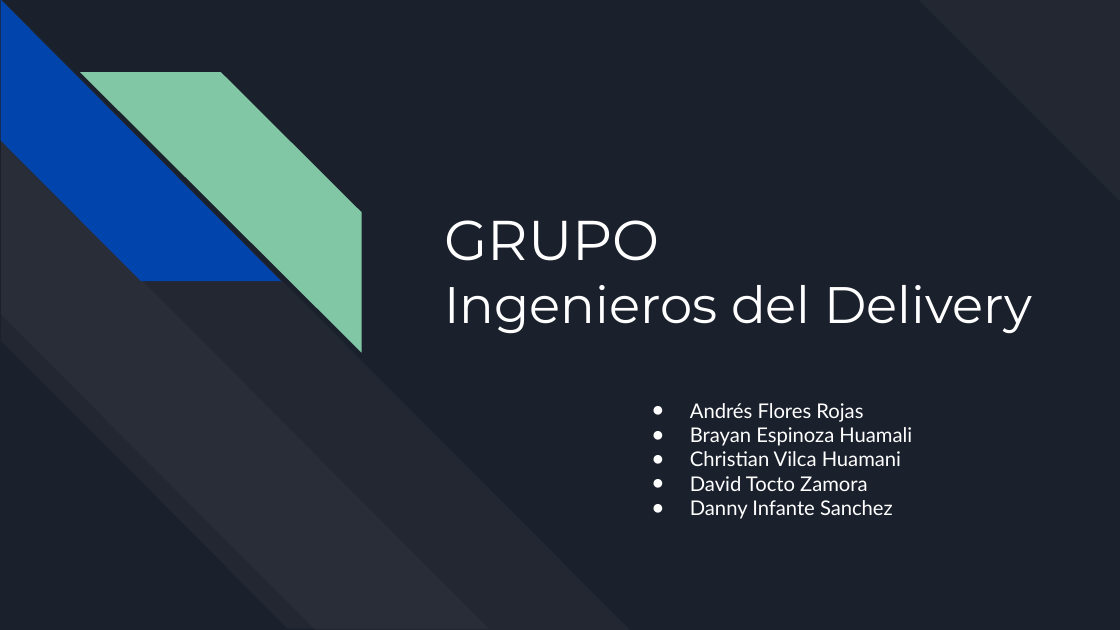
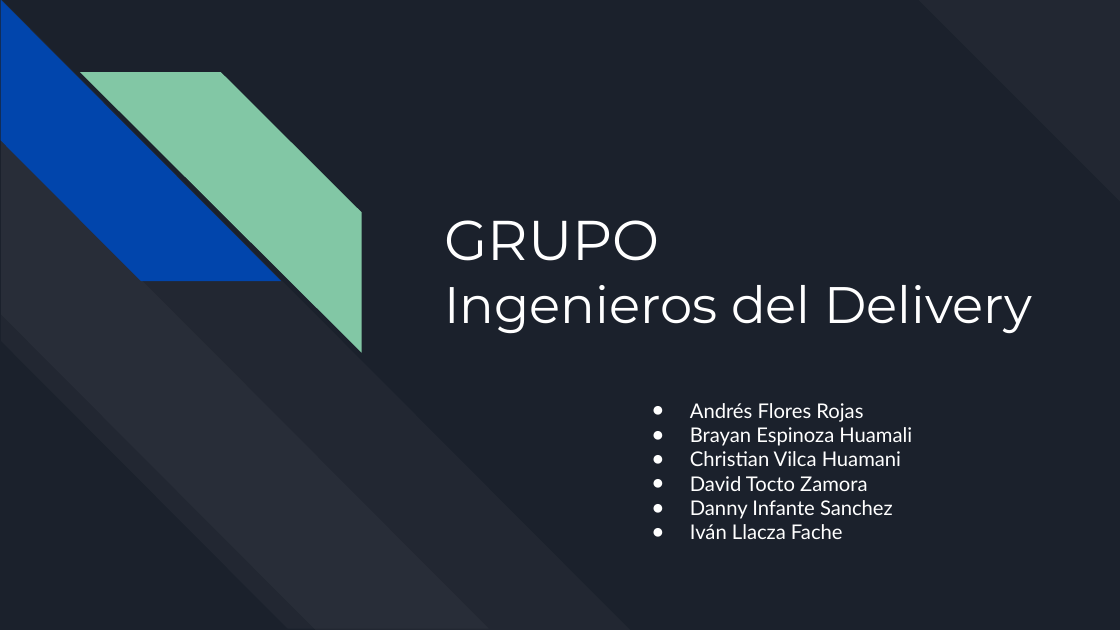
Before and after one commit to DavidToctoZ/IngDeliveryDataMart, a slide deck: slide 1 of PresentacionTrabajo.pptx. Drawn at 1120x630 pixels with LibreOffice and Linux fonts; fonts in the diff are those of the drawing. Boxes give left, top, right and bottom in pixels: in the first picture for what was removed or moved away, otherwise in the second. Text is boxed around its words. In the diff, an @@ line names an element or a change of style, - is before the commit and + after.

Commit message:
sec

```diff
--- a/PresentacionTrabajo.pptx
+++ b/PresentacionTrabajo.pptx
@@ subtitle at [690, 524, 843, 539]: paragraph added @@
+● Iván Llacza Fache
```
